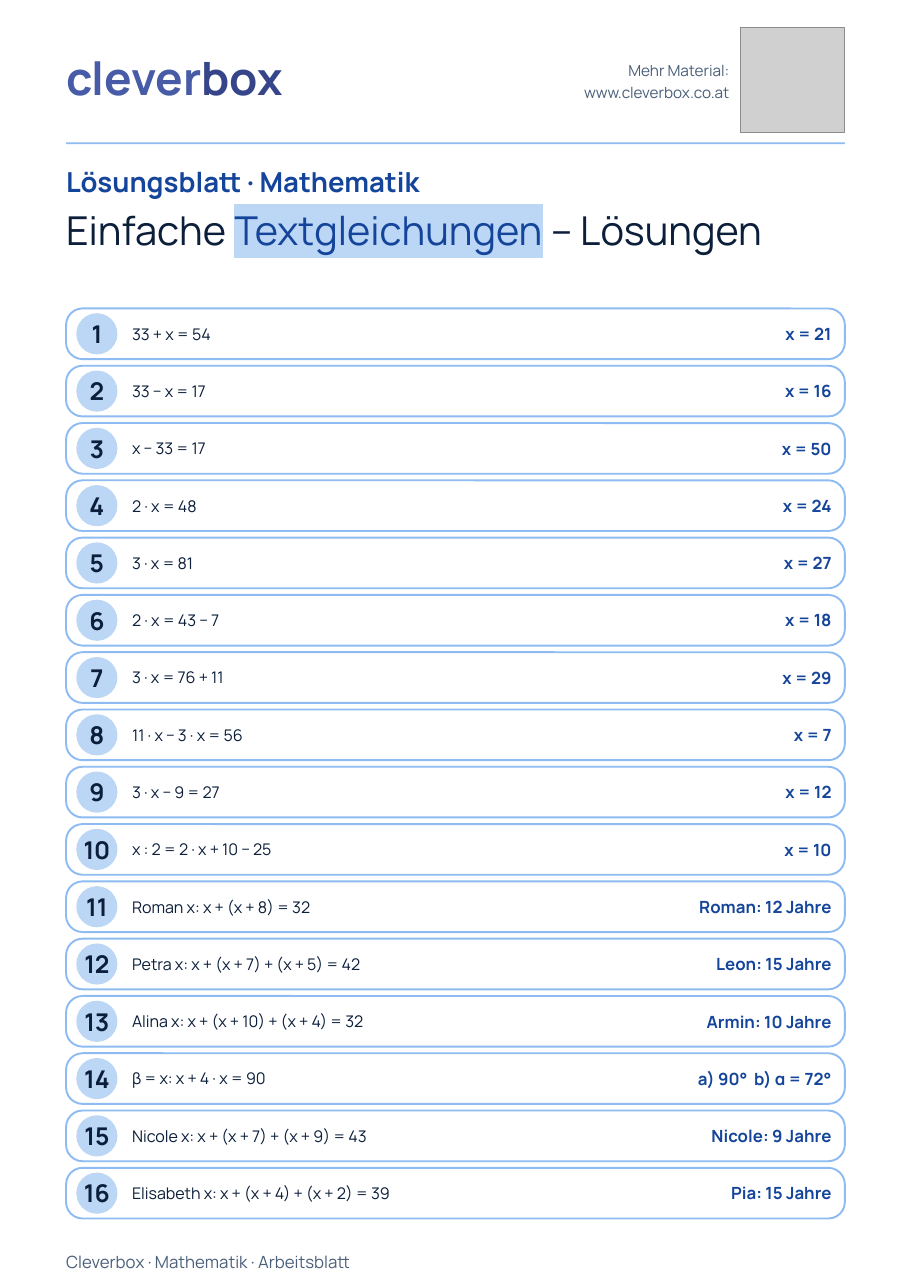
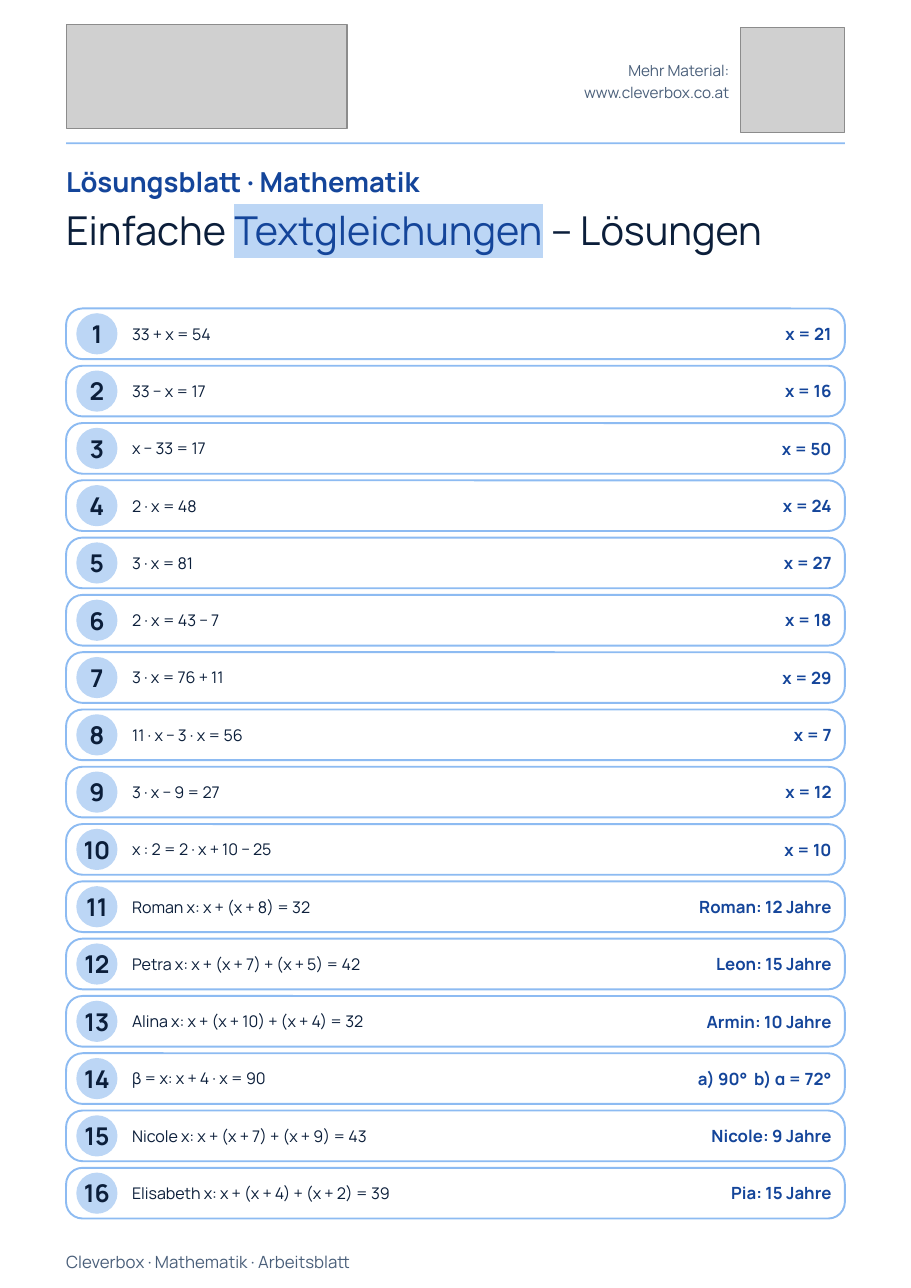
Before and after one commit to arminheske/claudecloud, a slide deck: slide 1 of videoslides/arbeitsblatt-textgleichungen-loesungen-a4.pptx. Drawn at 911x1288 pixels with LibreOffice and Linux fonts; fonts in the diff are those of the drawing; grey boxes stand for pictures. Boxes give left, top, right and bottom in pixels: in the first picture for what was removed or moved away, otherwise in the second. Text is boxed around its words. In the diff, an @@ line names an element or a change of style, - is before the commit and + after.

```diff
--- a/videoslides/arbeitsblatt-textgleichungen-loesungen-a4.pptx
+++ b/videoslides/arbeitsblatt-textgleichungen-loesungen-a4.pptx
@@ picture added at (x1=66, y1=24, x2=347, y2=129) @@
@@ text removed at (x1=66, y1=61, x2=283, y2=96) @@
-cleverbox
```
Also in this commit, not shown: 4 other files.
